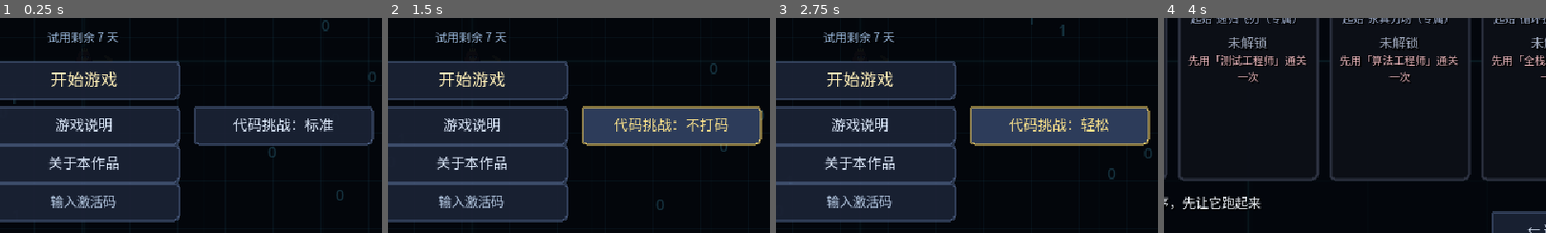
Above: before the commit, frames 1-4 (left to right).
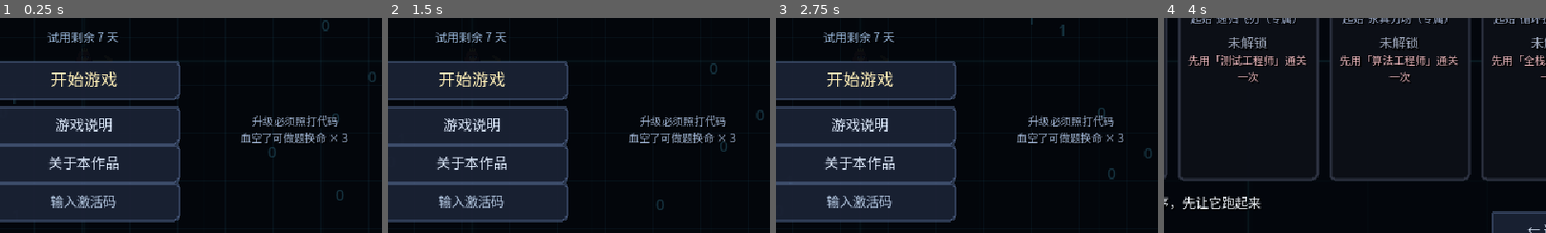
Above: after the commit, the same moments.

Repository: xy5945/CodeSurvivors
Game: Godot game, scene res://main.tscn
The game is run twice, just before and just after one commit, with the same random seed, the same clock (stepped at 60 frames per second) and the same inputs.
Inputs (mouse positions are % of the whole screen's width and height, from its top left):
- Up to frame 1 (0.25 s): no input
- Up to frame 2 (1.5 s): click (76, 65) at 0.5 s, where only the run before the commit has a clickable "代码挑战：标准"; click (76, 65) at 1.25 s, where only the run before the commit has a clickable "代码挑战：严格"
- Up to frame 3 (2.75 s): click (76, 65) at 2 s, where only the run before the commit has a clickable "代码挑战：不打码"
- Up to frame 4 (4 s): click (76, 65) at 2.75 s, where only the run before the commit has a clickable "代码挑战：轻松"; click "开始游戏" at 3.5 s
The pictures show only the part of the screen within x 39-89%, y 40-90%; the shares and areas given below are measured in that part.

The runs differ from the first frame. In frame 1, 8.4% of the frame differs, in the area x 50-98%, y 40-60%; in frame 2, 8.6%; in frame 3, 8.6%; in frame 4, nothing differs.

Commit message:
打码强制化 + 前3级关键字全局随机 + 「救我一命」救援系统
用户三项需求：

1. 前 3 级关键字顺序全打乱：不再按武器主题出题，改为 44 条关键字统一池
   （CodeChallengeDB.KW，生成脚本从各主题 Lv1-3 收集去重），无论升级什么
   技能都随机抽一条，且不会连续两次抽到同一个。救我一命的题也从这里以外的
   满级题随机抽（CodeChallenge.build_rescue，随机主题+随机变体）。

2. 取消难度选择，打码强制：标题页移除「代码挑战」按钮（原位置放一行说明），
   开局把存档里的 code_mode 钉回标准档；帮助页补了打码与救援的说明。

3. 血量归零不再直接判负：先弹「救我一命」面板（RescueUI，layer 18），
   两个按钮 —— 确认失败 / 救我一命（剩 N 次）。救命 = 打对一道随机满级小题，
   恢复 100 血 + 3 秒无敌 + 视野清场（Boss 免疫）；一局 3 次，用完直接进
   失败结算，主动确认失败也立即结算。打码面板被升级和救援共用，由
   _rescue_active 分流放行结果，LevelUpUI 加 _awaiting_code 锁防串台。
   HUD 右上角常驻「救我一命 × N」。

测试：--rescuetest 10 项（弹面板/打错不放行/打对复活/机会用尽/确认失败）；
--codetest 31+5 项（新增关键字池去重、跨主题同池、随机多样性、救命题随机）；
回归 uitest/resulttest/savetest/evotest/chesttest/smoke=2 全绿。
截图：--rescueshot 截救援面板。

Diff:
--- a/core/code_challenge.gd
+++ b/core/code_challenge.gd
@@ -58,12 +58,23 @@
 
 # ---------------------------------------------------------------- 出题
 
+## 上一次抽到的关键字下标。连续两次抽到同一个，孩子会觉得"又来了"。
+static var _last_kw := -1
+
+
 ## 生成一道题。is_evo（进化）走最难的满级题。
 ## variant 传 -1（默认）表示在这级的变体里随机抽一道 —— 同一个升级项反复升满级
 ## 不会永远打同一段代码；传具体下标则由调用方指定（测试用）。
+##
+## Lv1-3 不看主题：用户要求「无论升级什么技能都从关键字池随机抽」，
+## 所以这一档统一走 CodeChallengeDB.KW，而不是 frag(theme, lv)。
 static func build(upgrade_id: String, target_level: int, is_evo: bool, mode: int, variant: int = -1) -> Dictionary:
 	var theme := CodeChallengeDB.theme_of(upgrade_id)
 	var lv: int = 8 if is_evo else clampi(target_level, 1, 8)
+
+	if lv <= 3:
+		return _build_keyword(lv, mode, variant)
+
 	var vi := variant
 	if vi < 0:
 		vi = _pick(CodeChallengeDB.variants(theme, lv))
@@ -83,6 +94,36 @@
 		"text": "\n".join(PackedStringArray(lines)),
 		"tip": CodeChallengeDB.tip(theme, lv, vi),
 	}
+
+
+## 前 3 级：从关键字池随机抽一条。variant >= 0 时钉住下标（测试用）。
+static func _build_keyword(lv: int, mode: int, variant: int) -> Dictionary:
+	var n := CodeChallengeDB.keyword_count()
+	var ki := variant
+	if ki < 0:
+		ki = _pick(n)
+		if n > 1 and ki == _last_kw:
+			ki = (ki + 1) % n
+	_last_kw = ki
+	var code := CodeChallengeDB.keyword_code(ki)
+	return {
+		"theme": "keyword",
+		"level": lv,
+		"variant": ki,
+		"lines": [code],
+		"text": code,
+		"tip": CodeChallengeDB.keyword_tip(ki),
+	}
+
+
+## 「救我一命」专用：随机主题 + 随机变体的一道满级小题。
+## 不给提示、不看玩家 build —— 救命就是要用最难的题换。
+static func build_rescue(mode: int, variant: int = -1) -> Dictionary:
+	var themes := CodeChallengeDB.themes()
+	if themes.is_empty():
+		return build("general", 8, false, mode, variant)
+	var th := str(themes[_pick(themes.size())])
+	return build(th, 8, false, mode, variant)
 
 
 ## 轻松档：取最长的一行（核心语句）。纯括号行和空行不算。
--- a/core/code_challenge_db.gd
+++ b/core/code_challenge_db.gd
@@ -351,3 +351,84 @@
 	if THEME_OF.has(upgrade_id):
 		return str(THEME_OF[upgrade_id])
 	return "general"
+
+
+## 全部主题名（「救我一命」随机抽主题用）
+static func themes() -> Array:
+	return FRAG.keys()
+
+
+## 前 3 级的关键字池：[代码, 讲解] 的列表，按代码去重。
+## 用户定的规则：前 3 级不看主题，无论升哪个技能都从这个池里随机抽，
+## 所以 FRAG 里 Lv1-3 的内容只是「池的素材」，出题端走 KW 而不是 frag()。
+const KW := [
+	["if", "分支的开头：条件成立才执行"],
+	["else", "否则就走另一条"],
+	["else if", "前面不成立，再判一个条件"],
+	["switch", "多分支：一个变量对上好几种情况"],
+	["case 1:", "case 就是 switch 里的一种情况"],
+	["for", "循环的开头：重复做同一件事"],
+	["i++", "i 自己加一，等价于 i = i + 1"],
+	["i--", "i 自己减一，循环倒着走"],
+	["continue", "continue：这一轮跳过，直接进下一轮"],
+	["cout", "输出的开头：两个小于号表示流向屏幕"],
+	["printf", "另一种输出写法，来自 C 语言"],
+	["endl", "endl 表示换行"],
+	["rand", "随机数函数：每次结果都可能不同"],
+	["%", "取余：算出除法剩下的余数"],
+	["srand", "srand 播下随机种子，换个种子结果就变"],
+	["int", "函数的返回值类型：整数"],
+	["void", "void 表示这个函数不返回结果"],
+	["return", "return 把结果送回去"],
+	["return 0;", "返回 0 表示正常结束"],
+	["long", "long long 能装下更大的整数"],
+	["int*", "星号表示这是一个指针变量"],
+	["&n", "& 取地址：拿到 n 的门牌号"],
+	["*p", "*p 表示「p 指向的那个值」"],
+	["int a[5];", "定义数组：一口气要五个整数的位置"],
+	["a[0]", "下标从 0 开始，不是 1"],
+	["a[i]", "下标用变量写，就能换着取"],
+	["new", "new：向系统申请一块新空间"],
+	["delete", "delete：用完还回去，不还就是内存泄漏"],
+	["nullptr", "nullptr 表示这个指针现在谁也不指"],
+	["i < 10", "循环条件：不能等于 10，否则越界"],
+	["while", "条件成立就一直做"],
+	["sizeof", "sizeof 算出这块数据占多大，别写超"],
+	["const", "const 定死的值不许改，边界更安全"],
+	["%d", "%d 是占位符：这里要放一个整数"],
+	["do", "do：先做一次，再判断要不要继续"],
+	["break", "break：条件一到就直接跳出循环"],
+	["#include", "井号开头的是预处理命令：把头文件拿进来"],
+	["int main()", "程序从 main 开始执行"],
+	["double", "小数类型"],
+	["cin", "cin 输入：两个大于号表示从键盘流向变量"],
+	["scanf", "scanf 输入：C 语言的写法"],
+	["char", "字符类型：装一个字母"],
+	["bool", "布尔类型：只有 true 和 false"],
+	["string", "string 装一整串文字"],
+]
+
+
+## 关键字池有多少条
+static func keyword_count() -> int:
+	return KW.size()
+
+
+## 取关键字池第 i 条的代码（越界退回第 0 条）
+static func keyword_code(i: int) -> String:
+	if KW.is_empty():
+		return ""
+	var k := i
+	if k < 0 or k >= KW.size():
+		k = 0
+	return str((KW[k] as Array)[0])
+
+
+## 取关键字池第 i 条的讲解
+static func keyword_tip(i: int) -> String:
+	if KW.is_empty():
+		return ""
+	var k := i
+	if k < 0 or k >= KW.size():
+		k = 0
+	return str((KW[k] as Array)[1])
--- a/main.gd
+++ b/main.gd
@@ -19,6 +19,7 @@
 @onready var hud: HUD = $HUD
 @onready var level_up: LevelUpUI = $LevelUpUI
 @onready var code_input: CodeInputUI = $CodeInputUI
+@onready var rescue: RescueUI = $RescueUI
 @onready var knowledge: KnowledgeUI = $KnowledgeUI
 @onready var result: ResultUI = $ResultUI
 @onready var char_select: CharSelectUI = $CharSelectUI
@@ -51,6 +52,14 @@
 var _was_boss := false
 # 一局结束（死亡/通关）到弹结算之间的倒计时；<0 表示还没结束
 var _end_delay := -1.0
+# 「救我一命」：血量归零后先弹选择题，做对满级题换 100 血。一局 3 次，用完就真失败。
+const RESCUE_MAX := 3
+const RESCUE_HEAL := 100.0
+## 复活后的无敌时间：不做这一步，玩家会在原地被围着的怪再打死一次
+const RESCUE_IFRAME := 3.0
+var _rescue_left := RESCUE_MAX
+var _rescue_gave_up := false   # 玩家主动点了「确认失败」
+var _rescue_active := false    # 打码面板当前是不是在给救援用
 # 通关解锁：一局只记一次（_update_end 每帧都会被调，不能重复记账）
 var _unlock_recorded := false
 var _unlock_msg := ""
@@ -195,6 +204,11 @@
 	level_up.sim = sim
 	level_up.resolved.connect(_on_levelup_resolved)
 	level_up.bind_code_input(code_input)
+	# 打码面板是共用的：救援也借它出题。solved 只连一次，
+	# 由 _rescue_active 决定这次放行算在谁头上（升级还是救命）。
+	code_input.solved.connect(_on_code_solved)
+	rescue.rescue_requested.connect(_on_rescue_try)
+	rescue.give_up_requested.connect(_on_rescue_give_up)
 	result.restart_requested.connect(_on_restart)
 	result.quit_requested.connect(_on_quit)
 	char_select.selected.connect(_on_char_selected)
@@ -237,6 +251,21 @@
 	if OS.get_cmdline_user_args().has("--resulttest"):
 		set_process(false)
 		_resulttest()
+		get_tree().quit()
+		return
+
+	# --rescueshot：「救我一命」面板截图（排版只能靠眼睛看）
+	if OS.get_cmdline_user_args().has("--rescueshot"):
+		rescue.open(3)
+		await RenderingServer.frame_post_draw
+		await RenderingServer.frame_post_draw
+		_save_shot()
+		get_tree().quit()
+		return
+
+	if OS.get_cmdline_user_args().has("--rescuetest"):
+		set_process(false)
+		_rescuetest()
 		get_tree().quit()
 		return
 
@@ -586,10 +615,15 @@
 func _set_gameplay_ui(on: bool) -> void:
 	hud.visible = on
 	vignette.visible = on
+	if on:
+		# 打码是强制的：老存档里存过「不打码」的，开局一律钉回标准档
+		level_up.code_mode = CodeChallenge.Mode.STD
+		hud.set_rescue(_rescue_left)
 
 
 ## 标题画面点掉之后进选人。
 func _on_title_start() -> void:
+	title.enforce_code_mode()
 	char_select.open()
 
 
@@ -636,6 +670,8 @@
 func _resulttest() -> void:
 	print("")
 	print("=== 结算界面 ===")
+	# 这套测的是结算面板本身：把救命机会清零，否则死后会先弹「救我一命」
+	_rescue_left = 0
 
 	# A 死亡流程：结束后不该同帧弹面板（死亡音和红光要看得到）
 	sim.time = 275.0
@@ -721,6 +757,93 @@
 	print("")
 
 
+## 运行：godot --headless --path . -- --rescuetest
+## 「救我一命」整条链路：血空 -> 弹选择题 -> 打对满级题 -> 复活 100 血；
+## 三次用完 / 主动确认失败 -> 直接进失败结算。
+func _rescuetest() -> void:
+	print("")
+	print("=== 救我一命 ===")
+	var ok := [0, 0]
+
+	# A 血空先弹「救我一命」，不是失败结算
+	sim.dead = true
+	_end_delay = -1.0
+	_update_end(0.016)
+	_update_end(1.0)
+	_update_end(1.0)
+	Bench._tally(ok, rescue.is_open() and not result.is_open(),
+		"血空 → 弹「救我一命」（结算未开 %s）" % (not result.is_open()))
+
+	# B 点「救我一命」→ 让位给打码面板，游戏仍然暂停
+	rescue._rescue()
+	Bench._tally(ok, code_input.visible and not rescue.is_open() and get_tree().paused,
+		"点救命 → 打码面板可见 %s · 仍暂停 %s" % [code_input.visible, get_tree().paused])
+	var lv8: bool = code_input._target.count("\n") >= 4
+	Bench._tally(ok, lv8, "救命题是满级小题（%d 行）" % (code_input._target.count("\n") + 1))
+
+	# C 打错不放行
+	code_input._edit.text = code_input._target.substr(0, maxi(1, code_input._target.length() - 3))
+	code_input._update()
+	code_input._process(0.1)
+	Bench._tally(ok, sim.dead and code_input.visible, "打错 → 不放行（仍在游戏中 %s）" % sim.dead)
+
+	# D 打对 → 复活 100 血、扣一次机会、恢复游戏
+	code_input._edit.text = code_input._target
+	code_input._update()
+	for i in 8:
+		code_input._process(0.1)
+	Bench._tally(ok, not sim.dead and int(sim.player_hp) == 100,
+		"打对 → 复活 HP %d · 剩余机会 %d" % [int(sim.player_hp), _rescue_left])
+	Bench._tally(ok, _rescue_left == RESCUE_MAX - 1, "机会扣了 1 次（剩 %d）" % _rescue_left)
+	Bench._tally(ok, not get_tree().paused and sim.iframe > 0.0,
+		"复活后恢复游戏并给了 %.1f 秒无敌" % sim.iframe)
+
+	# E 用光剩下两次 → 第三次血空直接进结算
+	for i in 2:
+		sim.dead = true
+		_end_delay = -1.0
+		_update_end(0.016)
+		_update_end(1.0)
+		_update_end(1.0)
+		rescue._rescue()
+		code_input._edit.text = code_input._target
+		code_input._update()
+		for k in 8:
+			code_input._process(0.1)
+	Bench._tally(ok, _rescue_left == 0, "两次用完 → 剩余机会 %d" % _rescue_left)
+
+	sim.dead = true
+	_end_delay = -1.0
+	_update_end(0.016)
+	_update_end(1.0)
+	_update_end(1.0)
+	Bench._tally(ok, result.is_open() and not rescue.is_open(),
+		"机会用光后再死 → 直接进失败结算")
+
+	# F 没用光时点「确认失败」→ 立刻结算，不再给机会
+	result.debug_reset()
+	sim.dead = false
+	_rescue_left = 2
+	_rescue_gave_up = false
+	sim.dead = true
+	_end_delay = -1.0
+	_update_end(0.016)
+	_update_end(1.0)
+	_update_end(1.0)
+	var opened: bool = rescue.is_open()
+	rescue._give_up()
+	_update_end(0.016)
+	_update_end(1.0)
+	_update_end(1.0)
+	Bench._tally(ok, opened and result.is_open(),
+		"确认失败 → 放弃剩余机会直接结算（还剩 %d 次也照判）" % _rescue_left)
+
+	print("结果 %d/%d" % [ok[0], ok[1]])
+	print("")
+	result.debug_reset()
+	get_tree().paused = false
+
+
 func _row_texts() -> String:
 	var out: Array[String] = []
 	for hb in result._rows.get_children():
@@ -1094,19 +1217,71 @@
 func _update_end(delta: float) -> void:
 	if not (sim.dead or sim.victory):
 		return
-	if result.is_open():
+	if result.is_open() or rescue.is_open() or _rescue_active:
 		return
 	if _end_delay < 0.0:
 		_end_delay = ResultUI.END_DELAY
 		return
 	_end_delay -= delta
-	if _end_delay <= 0.0:
-		# 通关才记账：用第 n 个角色赢了，才开第 n+1 个。
-		# 记在开面板之前 —— 面板上要直接写"解锁了谁"。
-		if sim.victory and not _unlock_recorded and not _no_save:
-			_unlock_recorded = true
-			_unlock_msg = SaveData.mark_cleared(sim.char_id)
-		result.open(sim, knowledge.unlocked_count(), KnowledgeDB.total(), _unlock_msg)
+	if _end_delay > 0.0:
+		return
+
+	# 死亡但还有救命机会：先弹「救我一命」，不直接判死。
+	# 通关、机会用完、玩家自己点了确认失败，才走结算面板。
+	if sim.dead and not sim.victory and not _rescue_gave_up and _rescue_left > 0:
+		rescue.open(_rescue_left)
+		return
+
+	# 通关才记账：用第 n 个角色赢了，才开第 n+1 个。
+	# 记在开面板之前 —— 面板上要直接写"解锁了谁"。
+	if sim.victory and not _unlock_recorded and not _no_save:
+		_unlock_recorded = true
+		_unlock_msg = SaveData.mark_cleared(sim.char_id)
+	result.open(sim, knowledge.unlocked_count(), KnowledgeDB.total(), _unlock_msg)
+
+
+# ---------------------------------------------------------------- 救我一命
+
+## 打码面板放行时的统一入口：这一下算升级还是算救命。
+## 两个来源共用同一个面板，各自连 solved 的话会互相串台（升级项被白白应用一次）。
+func _on_code_solved() -> void:
+	if _rescue_active:
+		_rescue_revive()
+		return
+	# 升级那一路由 LevelUpUI 自己处理（它只认自己打开的那一轮）
+	level_up._on_code_solved()
+
+
+func _on_rescue_try() -> void:
+	Sfx.play("ui")
+	_rescue_active = true
+	# 满级小题：随机主题 + 随机变体。救命不能用简单题糊弄过去。
+	code_input.open_rescue("救我一命 · 打对这道题才能复活", CodeChallenge.Mode.STD)
+
+
+## 做对了：扣一次机会、回满 100 血、给无敌帧和清场，然后继续打。
+func _rescue_revive() -> void:
+	_rescue_active = false
+	_rescue_left -= 1
+	sim.dead = false
+	sim.player_hp = minf(RESCUE_HEAL, sim.max_hp)
+	sim.iframe = RESCUE_IFRAME
+	sim.bullet_iframe = RESCUE_IFRAME
+	# 原地复活要是还被一群怪围着，100 血撑不了两秒 —— 顺手把视野里的杂兵清掉
+	sim.clear_visible_enemies()
+	_end_delay = -1.0
+	_was_dead = false
+	Sfx.restart_bgm()
+	get_tree().paused = false
+	Input.set_mouse_mode(Input.MOUSE_MODE_HIDDEN)
+	hud.set_rescue(_rescue_left)
+
+
+## 确认失败：放弃剩下的机会，直接进结算
+func _on_rescue_give_up() -> void:
+	Sfx.play("ui")
+	_rescue_gave_up = true
+	_end_delay = 0.0      # 下一帧就开结算，不用再等一遍死亡演出
 
 
 ## 重开：直接重载场景。手动 reset 要清七八个对象池 + 空间网格 + 所有渲染器
@@ -1242,7 +1417,9 @@
 	# 3 全角输入法 -> 必须放行，否则孩子卡在输入法上
 	solved[0] = 0
 	ui.open("测试 全角", "pointer", 3, false, CodeChallenge.Mode.STD)
-	var full := target.replace("(", "（").replace(")", "）").replace(";", "；")
+	# 必须用 ui._target：前 3 级现在是随机抽关键字，每次 open 出来的题都不一样，
+	# 拿上一次的 target 去比对只会测出一个"永远不对"的假失败
+	var full := ui._target.replace("(", "（").replace(")", "）").replace(";", "；")
 	ui._edit.text = full
 	ui._update()
 	for i in 8:
--- a/main.tscn
+++ b/main.tscn
@@ -24,6 +24,7 @@
 [ext_resource type="Script" path="res://ui/about_ui.gd" id="22_about"]
 [ext_resource type="Script" path="res://ui/license_ui.gd" id="23_lic"]
 [ext_resource type="Script" path="res://ui/code_input_ui.gd" id="24_code"]
+[ext_resource type="Script" path="res://ui/rescue_ui.gd" id="25_rescue"]
 
 [node name="Main" type="Node2D"]
 script = ExtResource("1_main")
@@ -109,3 +110,6 @@
 
 [node name="CodeInputUI" type="CanvasLayer" parent="."]
 script = ExtResource("24_code")
+
+[node name="RescueUI" type="CanvasLayer" parent="."]
+script = ExtResource("25_rescue")
--- a/tools/bench.gd
+++ b/tools/bench.gd
@@ -2520,6 +2520,49 @@
 			hot_k = kk
 	_tally(c, hot <= 3, "关键字不扎堆（出现最多的是 %s x%d）" % [hot_k, hot])
 
+	# 前 3 级统一走关键字池：不看主题，随机抽（用户定的规则）
+	var nkw := CodeChallengeDB.keyword_count()
+	var kw_seen := {}
+	var kw_dup := 0
+	for i in nkw:
+		var k := CodeChallengeDB.keyword_code(i)
+		if kw_seen.has(k):
+			kw_dup += 1
+		kw_seen[k] = true
+	_tally(c, nkw >= 30 and kw_dup == 0,
+		"关键字池 %d 条且互不重复（重复 %d）" % [nkw, kw_dup])
+
+	CodeChallenge.set_seed(20260927)
+	var kw_pool_txt := {}
+	for i in nkw:
+		kw_pool_txt[CodeChallengeDB.keyword_code(i)] = true
+	var kw_hit := 0
+	var kw_kinds := {}
+	for i in 40:
+		var t1 := str(CodeChallenge.build("whip", 1, false, CodeChallenge.Mode.STD)["text"])
+		var t2 := str(CodeChallenge.build("pointer", 2, false, CodeChallenge.Mode.STD)["text"])
+		if kw_pool_txt.has(t1) and kw_pool_txt.has(t2):
+			kw_hit += 1
+		kw_kinds[t1] = true
+	_tally(c, kw_hit == 40,
+		"前3级出题全部来自关键字池（40 次抽样命中 %d，与主题无关）" % kw_hit)
+	_tally(c, kw_kinds.size() >= 10,
+		"前3级随机抽：40 次抽到 %d 种不同关键字" % kw_kinds.size())
+	_tally(c, int(CodeChallenge.build("whip", 1, false,
+		CodeChallenge.Mode.STD)["level"]) == 1, "关键字题的 level 仍是升级到的等级")
+
+	# 救我一命：随机主题的满级小题
+	CodeChallenge.set_seed(99)
+	var r1 := CodeChallenge.build_rescue(CodeChallenge.Mode.STD)
+	var rlines := r1["lines"] as Array
+	_tally(c, int(r1["level"]) == 8 and rlines.size() >= 5,
+		"救命题是满级小题（Lv%d · %d 行）" % [int(r1["level"]), rlines.size()])
+	var r_kinds := {}
+	for i in 20:
+		r_kinds[str(CodeChallenge.build_rescue(CodeChallenge.Mode.STD)["text"])] = true
+	_tally(c, r_kinds.size() >= 5, "救命题随机抽题（20 次抽到 %d 种）" % r_kinds.size())
+	CodeChallenge.randomize_seed()
+
 	# A2 随机抽变体
 	CodeChallenge.set_seed(20260927)
 	var picks := {}
--- a/ui/code_input_ui.gd
+++ b/ui/code_input_ui.gd
@@ -134,6 +134,24 @@
 	show()
 	get_tree().paused = true
 	Input.set_mouse_mode(Input.MOUSE_MODE_VISIBLE)
+	_edit.grab_focus()
+	_update()
+
+
+## 「救我一命」专用入口：随机主题的一道满级小题。
+## 和升级题的区别只有两点 —— 题目来源（build_rescue）和光标
+## （点完按钮就是纯打字，不需要鼠标）。
+func open_rescue(title_text: String, m: int) -> void:
+	mode = m
+	var ch := CodeChallenge.build_rescue(m)
+	_target = str(ch["text"])
+	_title.text = title_text
+	_tip_l.text = "· " + str(ch["tip"]) + "　（满级小题）"
+	_edit.text = ""
+	_done_t = -1.0
+	show()
+	get_tree().paused = true
+	Input.set_mouse_mode(Input.MOUSE_MODE_HIDDEN)
 	_edit.grab_focus()
 	_update()
 
--- a/ui/help_ui.gd
+++ b/ui/help_ui.gd
@@ -189,6 +189,8 @@
 
 	_add_head("怎么变强")
 	_add_para("每消灭一个 Bug 会掉出经验宝石，捡够就升级。每次升级从三张卡里选一张：拿新武器、给武器升段、或者加被动。")
+	_add_para("选完卡还要照着屏幕把一段 C++ 代码打出来，全打对才升级 —— 这是强制的，没有跳过。等级越高题越长：前三级只打关键字，满级要写完整的小题。")
+	_add_para("血量归零不会立刻判输：可以选「救我一命」，打对一道满级小题换回 100 点生命。一局有 3 次机会，用完就只能确认失败了。")
 	_add_para("一局最多能带 6 把武器 + 5 个被动，所以选什么就是在决定这一局你是什么打法。")
 	_add_para("武器和它对应的被动都升到满级时，会出现金色的「进化」卡：武器的机制直接改变，不是加数字那么简单。")
 
--- a/ui/hud.gd
+++ b/ui/hud.gd
@@ -12,6 +12,7 @@
 var _lv_label: Label
 var _info: Label
 var _build_label: Label
+var _rescue_label: Label
 # Boss 血条：顶部中央，只在 Boss 在场时显示。
 # 48px 的大块头 + 4000 血，玩家必须能一眼看到"还剩多久打完"。
 var _boss_root: Control
@@ -68,6 +69,15 @@
 	UiFont.apply(_info, 12, Color(0.9, 0.92, 0.96, 0.92))
 	root.add_child(_info)
 
+	# 剩余救命次数：挂在右上角。孩子得随时知道自己还有几次机会，
+	# 不能等血空了才第一次听说有这回事。
+	_rescue_label = Label.new()
+	_rescue_label.position = Vector2(500.0, 28.0)
+	_rescue_label.size = Vector2(130.0, 16.0)
+	_rescue_label.horizontal_alignment = HORIZONTAL_ALIGNMENT_RIGHT
+	UiFont.apply(_rescue_label, 11, Color(1.0, 0.75, 0.45, 1.0))
+	root.add_child(_rescue_label)
+
 	_build_label = Label.new()
 	_build_label.set_anchors_preset(Control.PRESET_BOTTOM_LEFT)
 	_build_label.position = Vector2(11, -30)
@@ -100,6 +110,13 @@
 	UiFont.apply(_boss_label, 12, Color(1.0, 0.72, 0.68, 0.95))
 	_boss_label.text = "编译器反噬"
 	_boss_root.add_child(_boss_label)
+
+
+## 剩余救命次数（main.gd 在开局和每次用掉后调）
+func set_rescue(n: int) -> void:
+	if _rescue_label == null:
+		return
+	_rescue_label.text = "" if n <= 0 else "救我一命 × %d" % n
 
 
 func update_stats(delta: float, sim: Sim) -> void:
--- a/ui/level_up_ui.gd
+++ b/ui/level_up_ui.gd
@@ -27,6 +27,10 @@
 ## 难度档位（CodeChallenge.Mode）。OFF 时点卡直接生效。
 var code_mode: int = CodeChallenge.Mode.STD
 var _pending_id := ""
+## 打码面板是不是本弹窗打开的那一轮。见 main._on_code_solved：
+## 面板是共用的（救援也借它出题），没有这把锁，救援做对了会把上一次的
+## 升级项再应用一遍。
+var _awaiting_code := false
 
 var _panel: Control          # 选卡那一套（遮罩 + 卡片）
 var _ready_layer: Control    # 收尾那 1 秒的「准备」提示
@@ -227,6 +231,7 @@
 		"新获得" if card.target_level == 1 else "Lv %d → %d" % [card.target_level - 1, card.target_level])
 	_pending_id = id
 	_need_ready = true
+	_awaiting_code = true
 	# 先把自己收起来：打码面板在自己的 CanvasLayer 上，层更高，
 	# 但遮罩是半透明的，不 hide 的话卡片会透上来盖住输入框
 	hide()
@@ -235,6 +240,9 @@
 
 
 func _on_code_solved() -> void:
+	if not _awaiting_code:
+		return
+	_awaiting_code = false
 	_apply(_pending_id, true)
 
 
--- /dev/null
+++ b/ui/rescue_ui.gd
@@ -0,0 +1,136 @@
+class_name RescueUI
+extends CanvasLayer
+##
+## 血量归零后的「救我一命」面板 —— 失败界面之前的那道选择题。
+##
+## 设计意图（用户原话）：孩子打不过不该立刻判死，给三次「做题换命」的机会。
+## 题目是满级小题（最难的那一档），做对才复活，做错可以一直重来 ——
+## 但如果他不想做，必须有一个明确的出口（确认失败），不能把人卡死在面板里。
+##
+## 三个和暂停/结算面板同一套的硬要求：
+##   1. process_mode = WHEN_PAUSED —— 整棵树都暂停着，默认收不到输入
+##   2. 打开显示光标、关闭隐藏 —— 游戏里光标挡视线
+##   3. 固定 position/size，不用 set_anchors_preset（父节点没布局完时 offset 会算错）
+##
+## 层叠：本面板 18 < 打码面板 20。点「救我一命」后自己 hide，让打码面板上来。
+##
+
+signal rescue_requested
+signal give_up_requested
+
+const C_TITLE := Color(1.0, 0.62, 0.36, 1.0)
+const C_DIM := Color(0.72, 0.78, 0.88, 1.0)
+const C_WARN := Color(1.0, 0.85, 0.45, 1.0)
+const C_LIVE := Color(0.72, 1.0, 0.72, 1.0)
+const C_QUIT := Color(1.0, 0.55, 0.52, 1.0)
+
+const PANEL_W := 300.0
+const PANEL_H := 180.0
+const BTN_W := 240.0
+const BTN_H := 32.0
+
+var _is_open := false
+var _live_btn: Button
+
+
+func _ready() -> void:
+	process_mode = Node.PROCESS_MODE_WHEN_PAUSED
+	layer = 18
+	_build()
+	hide()
+
+
+func is_open() -> bool:
+	return _is_open
+
+
+func open(remain: int) -> void:
+	_live_btn.text = "救我一命（剩 %d 次）" % remain
+	_live_btn.disabled = remain <= 0
+	show()
+	_is_open = true
+	Input.set_mouse_mode(Input.MOUSE_MODE_VISIBLE)
+	get_tree().paused = true
+
+
+func close() -> void:
+	_is_open = false
+	hide()
+
+
+func _build() -> void:
+	var root := Control.new()
+	root.set_anchors_preset(Control.PRESET_FULL_RECT)
+	add_child(root)
+
+	var dim := ColorRect.new()
+	dim.set_anchors_preset(Control.PRESET_FULL_RECT)
+	dim.color = Color(0.03, 0.01, 0.02, 0.84)
+	root.add_child(dim)
+
+	var px := (640.0 - PANEL_W) * 0.5
+	var py := (360.0 - PANEL_H) * 0.5
+
+	var panel := Panel.new()
+	panel.position = Vector2(px, py)
+	panel.size = Vector2(PANEL_W, PANEL_H)
+	var sb := StyleBoxFlat.new()
+	sb.bg_color = Color(0.07, 0.06, 0.09, 0.98)
+	sb.border_color = Color(0.55, 0.32, 0.30, 1.0)
+	sb.set_border_width_all(1)
+	sb.set_corner_radius_all(4)
+	panel.add_theme_stylebox_override("panel", sb)
+	root.add_child(panel)
+
+	var title := Label.new()
+	title.text = "生命值归零"
+	UiFont.apply(title, 20, C_TITLE)
+	title.horizontal_alignment = HORIZONTAL_ALIGNMENT_CENTER
+	title.position = Vector2(px, py + 10.0)
+	title.size = Vector2(PANEL_W, 26.0)
+	root.add_child(title)
+
+	# 规则必须写清楚：做什么题、换来什么。含糊的话孩子会以为点了就复活。
+	var hint := Label.new()
+	hint.text = "打对一道满级小题 → 恢复 100 点生命"
+	UiFont.apply(hint, 10, C_WARN)
+	hint.horizontal_alignment = HORIZONTAL_ALIGNMENT_CENTER
+	hint.position = Vector2(px, py + 40.0)
+	hint.size = Vector2(PANEL_W, 16.0)
+	root.add_child(hint)
+
+	var hint2 := Label.new()
+	hint2.text = "机会用完就只能确认失败了"
+	UiFont.apply(hint2, 9, C_DIM)
+	hint2.horizontal_alignment = HORIZONTAL_ALIGNMENT_CENTER
+	hint2.position = Vector2(px, py + 58.0)
+	hint2.size = Vector2(PANEL_W, 14.0)
+	root.add_child(hint2)
+
+	var bx := px + (PANEL_W - BTN_W) * 0.5
+
+	_live_btn = UiFont.make_button("救我一命", 13, C_LIVE)
+	_live_btn.position = Vector2(bx, py + 84.0)
+	_live_btn.size = Vector2(BTN_W, BTN_H)
+	_live_btn.pressed.connect(func() -> void: _rescue())
+	root.add_child(_live_btn)
+
+	var give := UiFont.make_button("确认失败", 13, C_QUIT)
+	give.position = Vector2(bx, py + 124.0)
+	give.size = Vector2(BTN_W, BTN_H)
+	give.pressed.connect(func() -> void: _give_up())
+	root.add_child(give)
+
+
+func _rescue() -> void:
+	if not _is_open:
+		return
+	close()     # 让位给打码面板；游戏保持暂停
+	rescue_requested.emit()
+
+
+func _give_up() -> void:
+	if not _is_open:
+		return
+	close()
+	give_up_requested.emit()
--- a/ui/title_ui.gd
+++ b/ui/title_ui.gd
@@ -30,7 +30,6 @@
 const FOOTER_TEXT := "稚码园机器人编程　原创作品　v1.0.0"
 
 var _bg: Node2D
-var _code_btn: Button
 var _status: Label
 var _start_btn: Button
 var _lic_btn: Button
@@ -124,14 +123,16 @@
 	help_btn.pressed.connect(func() -> void: help_requested.emit())
 	root.add_child(help_btn)
 
-	# 打码难度开关。放在「游戏说明」右侧：它属于玩法设置，
-	# 不该混进下方的授权/落款区，也不该抢「开始游戏」的位置。
-	_code_btn = UiFont.make_button("代码挑战：标准", 12)
-	_code_btn.position = Vector2(412.0, 218.0)
-	_code_btn.size = Vector2(150.0, 24.0)
-	_code_btn.pressed.connect(_on_code_mode)
-	root.add_child(_code_btn)
-	_refresh_code_btn()
+	# 打码是强制的（升级必须打对代码），所以这里没有难度开关。
+	# 说明放在「游戏说明」右侧（原来难度开关的位置）：开局前就该知道要打字。
+	var code_note := Label.new()
+	code_note.text = "升级必须照打代码\n血空了可做题换命 × 3"
+	code_note.horizontal_alignment = HORIZONTAL_ALIGNMENT_CENTER
+	code_note.vertical_alignment = VERTICAL_ALIGNMENT_CENTER
+	code_note.position = Vector2(412.0, 212.0)
+	code_note.size = Vector2(170.0, 36.0)
+	UiFont.apply(code_note, 9, Color(0.62, 0.70, 0.82, 1.0))
+	root.add_child(code_note)
 
 	var about_btn := UiFont.make_button("关于本作品", 12)
 	about_btn.position = Vector2(240.0, 250.0)
@@ -270,18 +271,10 @@
 			draw_string(f, Vector2(float(d["x"]), float(d["y"])), str(d["c"]),
 				HORIZONTAL_ALIGNMENT_LEFT, -1.0, 13, Color(0.35, 0.85, 1.0, 0.20))
 
-## 循环切换打码难度：不打码 -> 轻松 -> 标准 -> 严格。
-## 存进存档而不是只留在内存里：体验课要关掉、常规课要标准，
-## 每次进来重选一遍太烦，而且孩子自己开机时不会去改。
-func _on_code_mode() -> void:
-	Sfx.play("ui")
-	SaveData.code_mode = (SaveData.code_mode + 1) % 4
-	SaveData.save_game()
-	_refresh_code_btn()
-
-
-func _refresh_code_btn() -> void:
-	if _code_btn == null:
-		return
-	var m := SaveData.code_mode
-	_code_btn.text = "代码挑战：" + str(CodeChallenge.MODE_NAMES[m])
+## 打码档位不再由玩家选：升级必须打代码，这是强制练习。
+## 这里只把存档里的值钉回标准档 —— 老存档里存过「不打码」的，
+## 不钉的话开局就还是老样子。
+func enforce_code_mode() -> void:
+	if SaveData.code_mode != CodeChallenge.Mode.STD:
+		SaveData.code_mode = CodeChallenge.Mode.STD
+		SaveData.save_game()
Not shown, added: ui/rescue_ui.gd.uid
